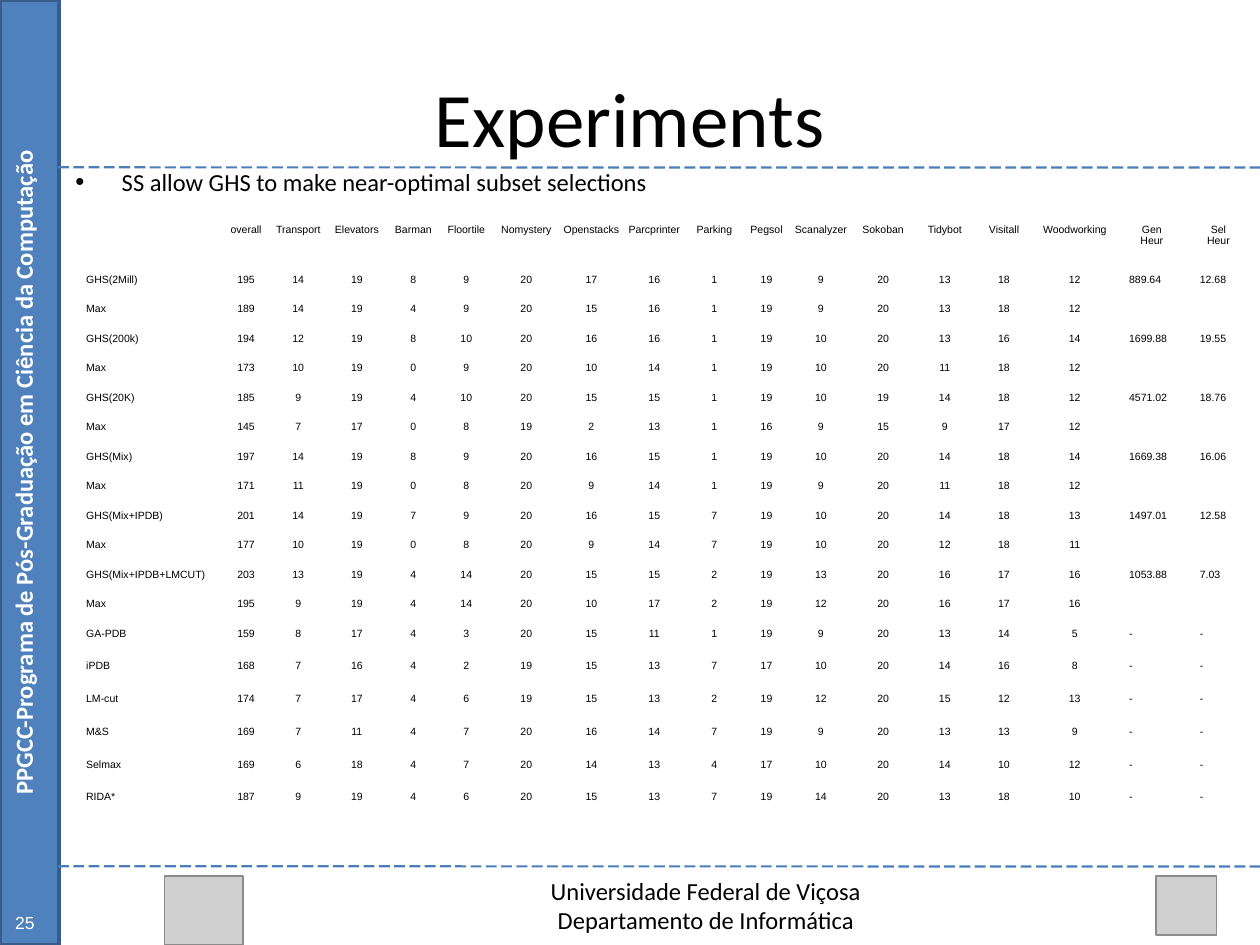
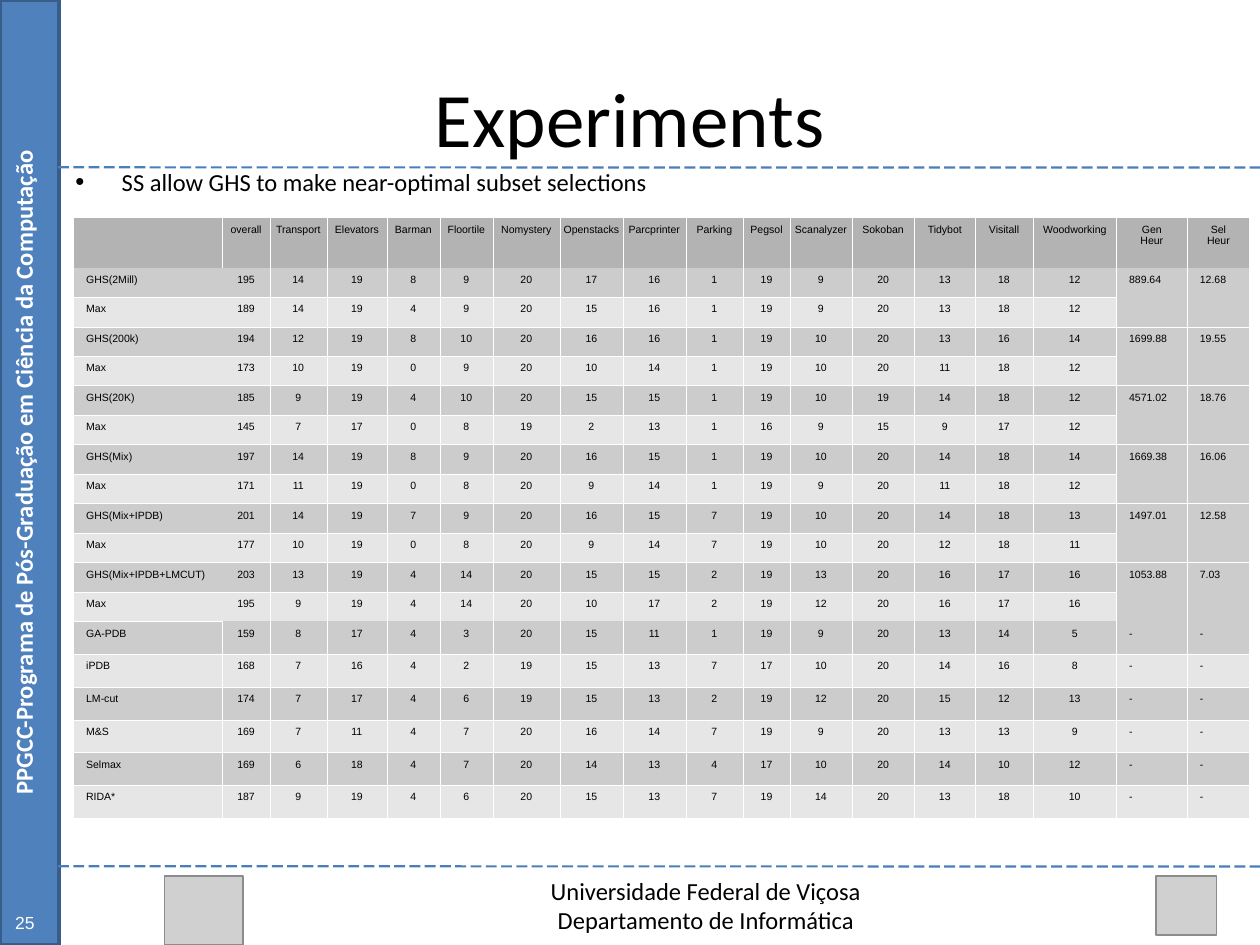
Before and after one commit to Marvinsky/research-marvin, a slide deck: slide 46 of latex/odp/dissertation_v1.odp (slide 51 before the commit). Drawn at 1260x945 pixels with LibreOffice and Linux fonts; fonts in the diff are those of the drawing; grey boxes stand for pictures. Boxes give left, top, right and bottom in pixels: in the first picture for what was removed or moved away, otherwise in the second. Text is boxed around its words. In the diff, an @@ line names an element or a change of style, - is before the commit and + after.

```diff
--- a/latex/odp/dissertation_v1.odp
+++ b/latex/odp/dissertation_v1.odp
@@ table at (x1=73, y1=217, x2=1246, y2=818) @@
@@ fill none to #B3B3B3 in 17 cells @@
@@ fill none to #CCCCCC in 162 cells @@
@@ fill none to #E6E6E6 in 150 cells @@
```
Also in this commit, not shown: 17 other slides changed, 1 slide added, 6 slides removed.
